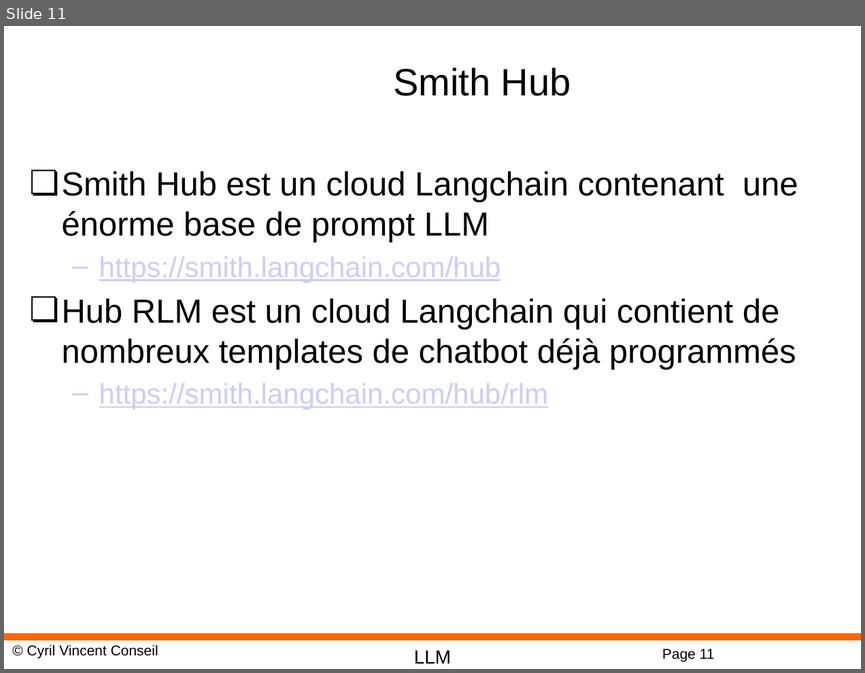
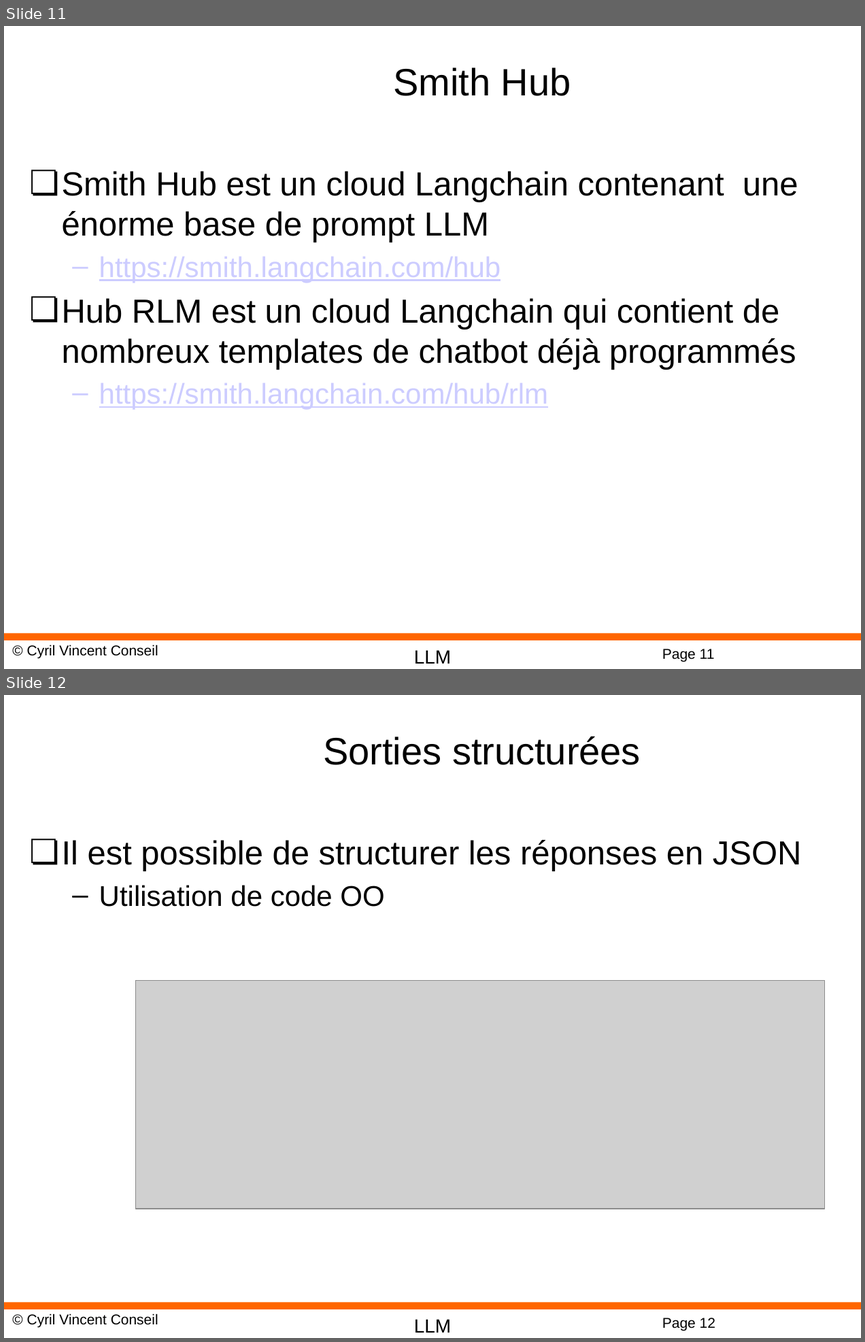
Before and after one commit to cyrilvincent/rag, a slide deck: ppt/RAG07-LangChain-Chatbot.pptx. Shown one above the other, each under a label of ours: slide 11 before the commit, slides 11 and 12 after it. The pictures are 865x673 and 865x1342 pixels, drawn with LibreOffice and Linux fonts; fonts in the diff are those of the drawing; grey boxes stand for pictures; background and template pictures are left out. Boxes give left, top, right and bottom in pixels: in the first picture for what was removed or moved away, otherwise in the second. Text is boxed around its words. In the diff, an @@ line names an element or a change of style, - is before the commit and + after.

Commit message:
PPT 10

```diff
--- a/ppt/RAG07-LangChain-Chatbot.pptx
+++ b/ppt/RAG07-LangChain-Chatbot.pptx
@@ slide 12 added at (4,695,861,1338), background #FFFFFF; not listed: 4 template elements that a slide beside it also shows @@
@@ title added at (323,736,640,765), 32 pt, text #000000 @@
+Sorties structurées
@@ text added at (62,840,802,906), 28 pt, text #000000 @@
+❏ Il est possible de structurer les réponses en JSON
+  – Utilisation de code OO
@@ picture added at (136,981,825,1208) @@
```
Also in this commit, not shown: 16 other files.
